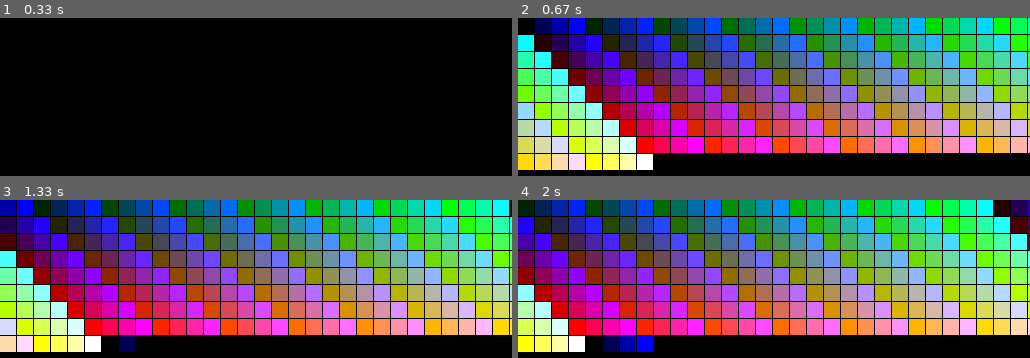
Above: before the commit, frames 1-4 (two rows, left to right).
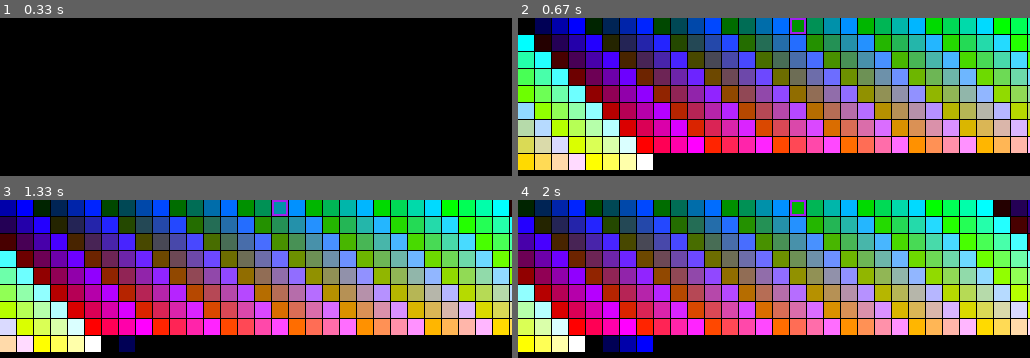
Above: after the commit, the same moments.

Repository: barbeque/Learning
Game: pygame game, started from palettes/palpaint.py
The game is run twice, just before and just after one commit, with the same random seed, the same clock (stepped at 60 frames per second) and the same inputs. The source is Python 2; it was converted automatically to run under Python 3.
Inputs:
- Up to frame 1 (0.33 s): no input
- Up to frame 2 (0.67 s): tap P at 0.33 s
- Up to frame 3 (1.33 s): tap Enter at 0.67 s; tap Space at 1 s
- Up to frame 4 (2 s): tap Enter at 1.33 s; tap Space at 1.67 s

Frame 1 is identical in both runs. In frame 2, 0.1% of the frame differs, in the area x 53-57%, y 0-11%; in frame 3, 0.1%; in frame 4, 0.1%.

Commit message:
Man it's hot, so hot I screwed this up

Diff:
--- a/palettes/palpaint.py
+++ b/palettes/palpaint.py
@@ -34,18 +34,37 @@
 		newPalette[x] = palette[(x + amount) % len(palette)]
 	return newPalette
 
-def drawPalettePicker(surface, boxSize, boxGap):
+def drawSelectionBox(surface, x, y, boxSize):
+	color = pygame.Color('purple')
+	width = 2
+
+	# top: x, y, to (x + boxSize, y + w)
+	pygame.draw.rect(surface, color, Rect(x, y, boxSize, width))
+	# bottom: x, y + boxSize to (x + boxSize, y + boxSize - w)
+	pygame.draw.rect(surface, color, Rect(x, y + boxSize - width, boxSize, width))
+	# left: x, y to x + width, y + boxSize
+	pygame.draw.rect(surface, color, Rect(x, y, width, boxSize))
+	# right: x + boxSize, y to x + boxSize - w, y + boxSize
+	pygame.draw.rect(surface, color, Rect(x + boxSize - width, y, width, boxSize))
+
+def drawPalettePicker(surface, boxSize, boxGap, selectedIndex):
 	x = 0
 	y = 0
+	index = 0
 
 	for c in palette:
 		pygame.draw.rect(surface, c, Rect(x, y, boxSize, boxSize))
+
+		if index == selectedIndex:
+			# draw selection box
+			drawSelectionBox(surface, x, y, boxSize)
 
 		if x + boxSize + boxGap > surface.get_width():
 			x = 0
 			y += boxSize + boxGap
 		else:
 			x += boxSize + boxGap
+		index = index + 1
 
 def drawBuffer(surface, palette, buffer, boxSize, boxGap):
 	x = 0
@@ -106,7 +125,7 @@
 				spriteBuffer[cursorY][cursorX] = paintIndex
 
 	if paletteOpen:
-		drawPalettePicker(surface, boxSize, boxGap)
+		drawPalettePicker(surface, boxSize, boxGap, paintIndex)
 	else:
 		drawBuffer(surface, palette, spriteBuffer, boxSize, boxGap)
 
